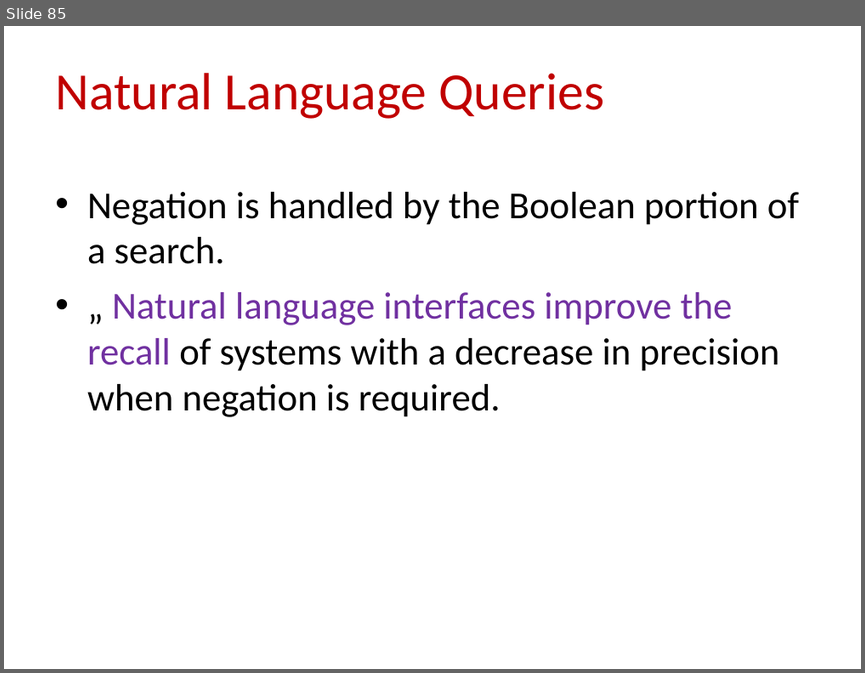
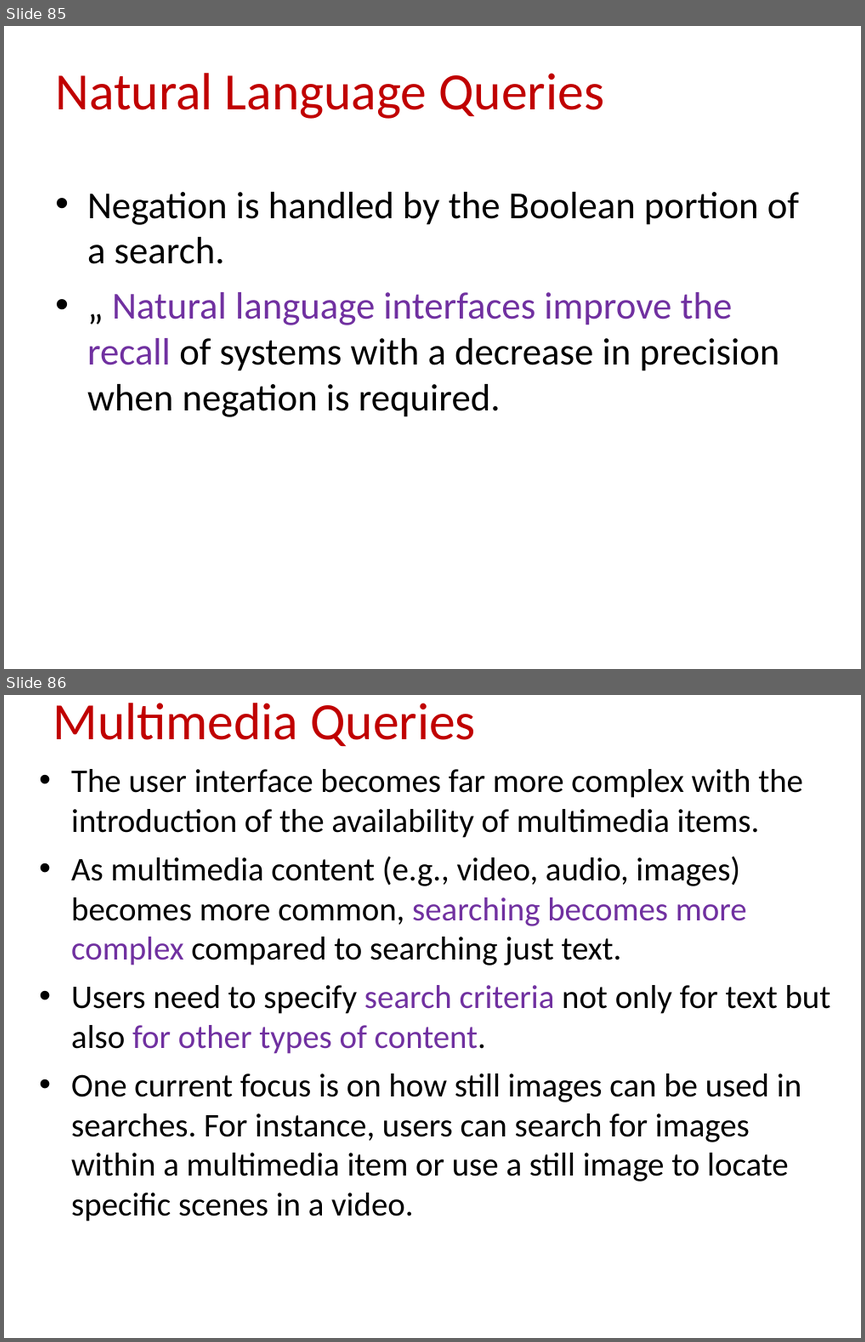
Before and after one commit to CSE-2026/4th-year-sem-1, a slide deck: IRS/UNIT I - IRS.ppt. Shown one above the other, each under a label of ours: slide 85 before the commit, slides 85 and 86 after it. The pictures are 865x673 and 865x1342 pixels, drawn with LibreOffice and Linux fonts; fonts in the diff are those of the drawing. Boxes give left, top, right and bottom in pixels: in the first picture for what was removed or moved away, otherwise in the second. Text is boxed around its words. In the diff, an @@ line names an element or a change of style, - is before the commit and + after.

```diff
--- a/IRS/UNIT I - IRS.ppt
+++ b/IRS/UNIT I - IRS.ppt
@@ slide 86 added at (4, 695, 861, 1338), background #FFFFFF @@
@@ title added at (52, 703, 476, 746), 44 pt, text #C00000 @@
+Multimedia Queries
@@ text added at (71, 769, 831, 1221), 27.8 pt, text #000000 @@
+• The user interface becomes far more complex with the introduction of the availability of multimedia items.
+• As multimedia content (e.g., video, audio, images) becomes more common, searching becomes more complex compared to searching just text.
+• Users need to specify search criteria not only for text but also for other types of content.
+• One current focus is on how still images can be used in searches. For instance, users can search for images within a multimedia item or use a still image to locate specific scenes in a video.
```
Also in this commit, not shown: 30 other slides added, 3 other files.
